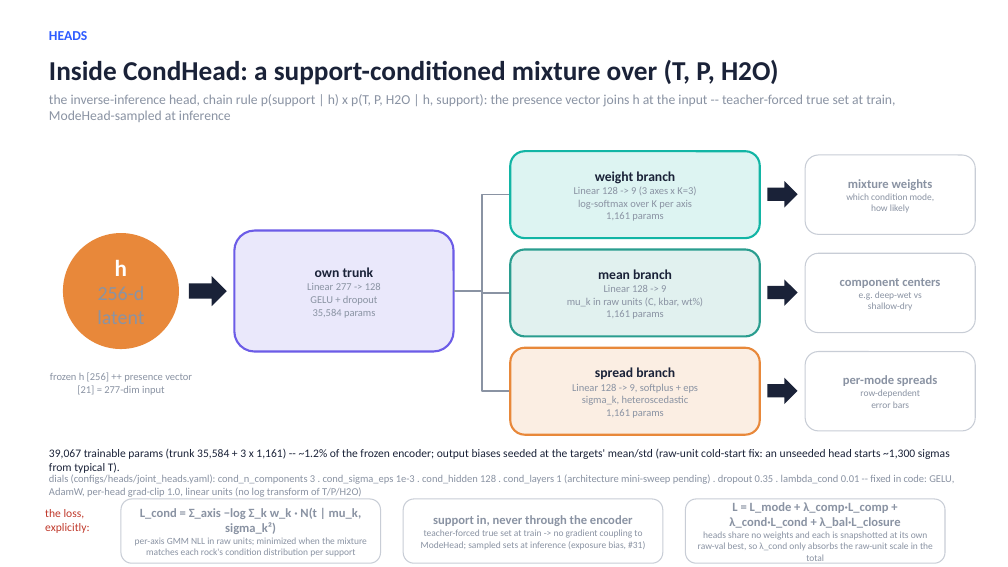
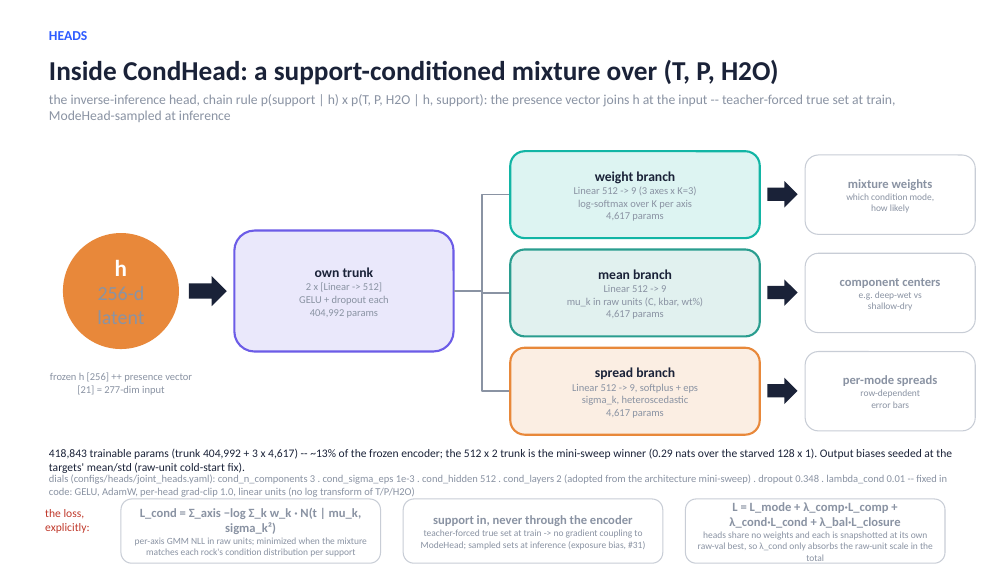
Before and after one commit to matthew-j-liu/phasecast, a slide deck: slide 18 of slides/overview.pptx (slide 17 before the commit). Drawn at 1008x567 pixels with LibreOffice and Linux fonts; fonts in the diff are those of the drawing. Boxes give left, top, right and bottom in pixels: in the first picture for what was removed or moved away, otherwise in the second. Text is boxed around its words. In the diff, an @@ line names an element or a change of style, - is before the commit and + after.

Commit message:
joint head architecture part 2

```diff
--- a/slides/overview.pptx
+++ b/slides/overview.pptx
@@ text in rounded rectangle at [574, 187, 696, 195]: text changed @@
-Linear 128 -> 9 (3 axes x K=3)
+Linear 512 -> 9 (3 axes x K=3)
@@ text in rounded rectangle at [606, 212, 663, 221]: text changed @@
-1,161 params
+4,617 params
@@ text in rounded rectangle at [299, 282, 389, 318]: text changed @@
-Linear 277 -> 128
-GELU + dropout
-35,584 params
+2 x [Linear -> 512]
+GELU + dropout each
+404,992 params
@@ text in rounded rectangle at [606, 310, 663, 319]: text changed @@
-1,161 params
+4,617 params
@@ text in rounded rectangle at [572, 384, 698, 393]: text changed @@
-Linear 128 -> 9, softplus + eps
+Linear 512 -> 9, softplus + eps
@@ text in rounded rectangle at [606, 409, 663, 418]: text changed @@
-1,161 params
+4,617 params
@@ text at [49, 448, 952, 473]: text changed @@
-39,067 trainable params (trunk 35,584 + 3 x 1,161) -- ~1.2% of the frozen encoder; output biases seeded at the targets' mean/std (raw-unit cold-start fix: an unseeded head starts ~1,300 sigmas from typical T).
+418,843 trainable params (trunk 404,992 + 3 x 4,617) -- ~13% of the frozen encoder; the 512 x 2 trunk is the mini-sweep winner (0.29 nats over the starved 128 x 1). Output biases seeded at the targets' mean/std (raw-unit cold-start fix).
@@ text at [49, 474, 947, 497]: text changed @@
-dials (configs/heads/joint_heads.yaml): cond_n_components 3 . cond_sigma_eps 1e-3 . cond_hidden 128 . cond_layers 1 (architecture mini-sweep pending) . dropout 0.35 . lambda_cond 0.01 -- fixed in code: GELU, AdamW, per-head grad-clip 1.0, linear units (no log transform of T/P/H2O)
+dials (configs/heads/joint_heads.yaml): cond_n_components 3 . cond_sigma_eps 1e-3 . cond_hidden 512 . cond_layers 2 (adopted from the architecture mini-sweep) . dropout 0.348 . lambda_cond 0.01 -- fixed in code: GELU, AdamW, per-head grad-clip 1.0, linear units (no log transform of T/P/H2O)
```
Also in this commit, not shown: 4 other slides changed, 2 slides added, 1 other file.
